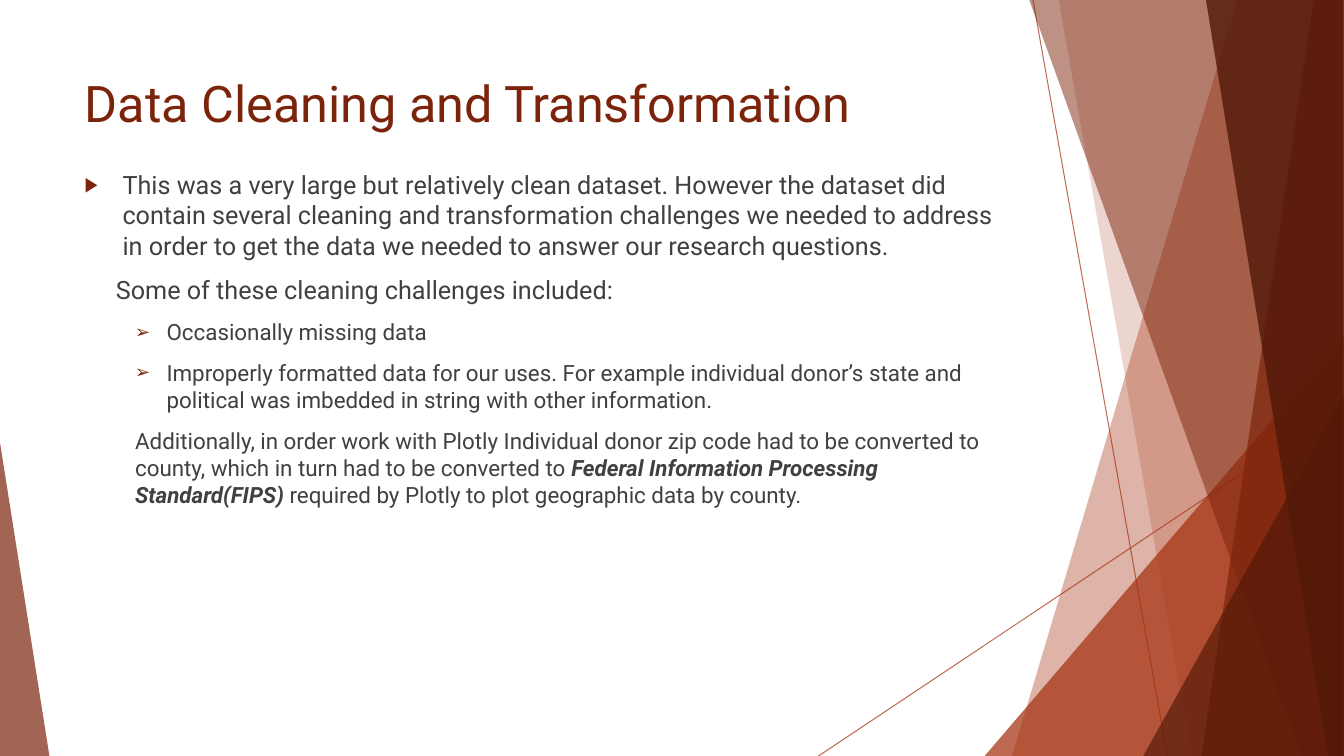
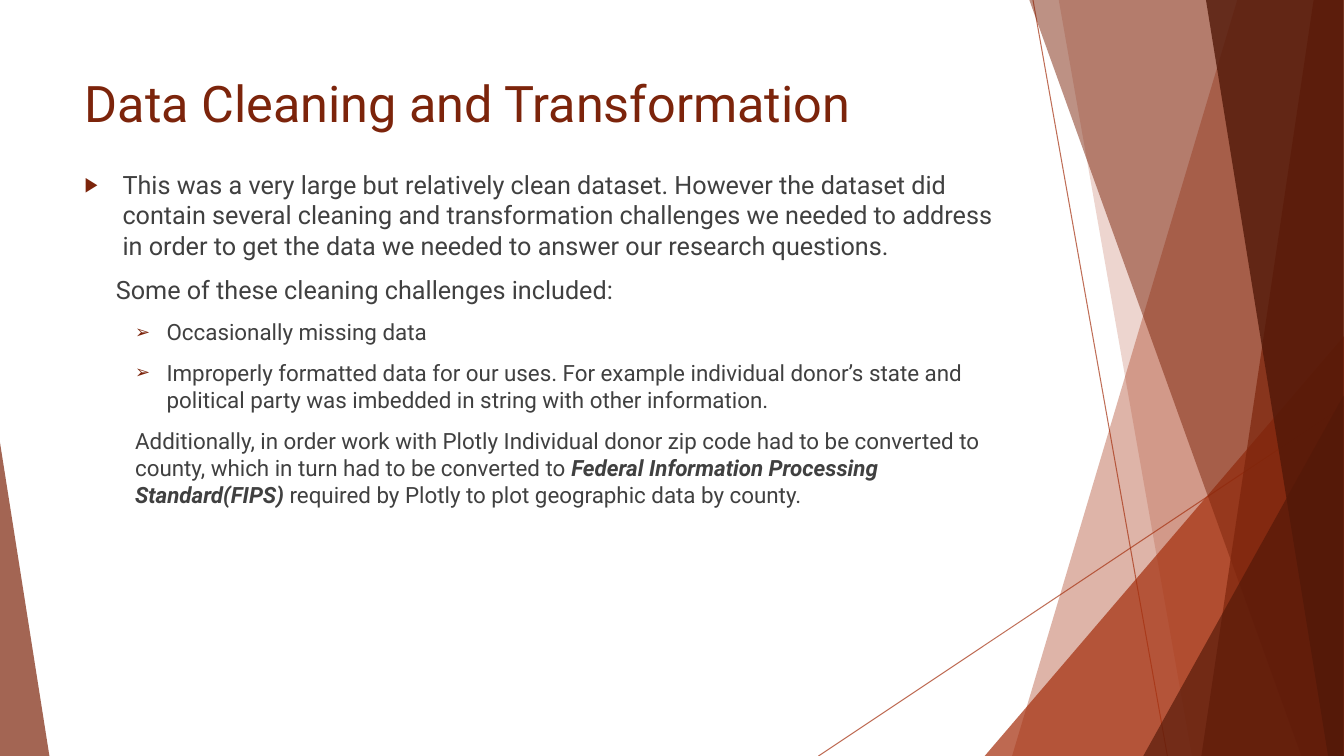
Before and after one commit to dslachar/analysis_of_crp_data, a slide deck: slide 5 of project_presention.pptx (slide 4 before the commit). Drawn at 1344x756 pixels with LibreOffice and Linux fonts; fonts in the diff are those of the drawing. Boxes give left, top, right and bottom in pixels: in the first picture for what was removed or moved away, otherwise in the second. Text is boxed around its words. In the diff, an @@ line names an element or a change of style, - is before the commit and + after.

```diff
--- a/project_presention.pptx
+++ b/project_presention.pptx
@@ text at (167,364,962,413): text changed @@
-  ➢ Improperly formatted data for our uses. For example individual donor’s state and political was imbedded in string with other information.
+  ➢ Improperly formatted data for our uses. For example individual donor’s state and political party was imbedded in string with other information.
```
Also in this commit, not shown: 1 other slide changed, 2 slides added, 1 slide removed.
